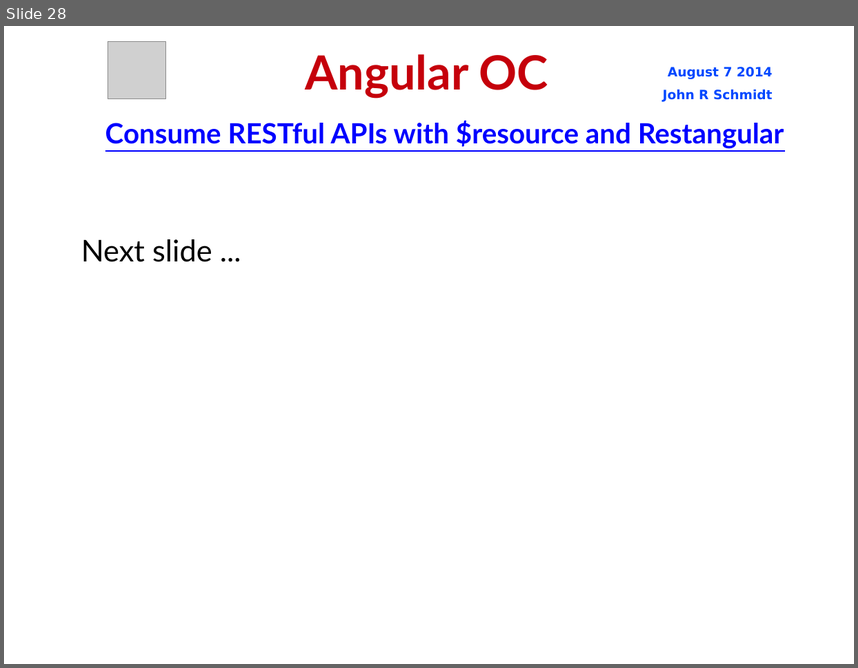
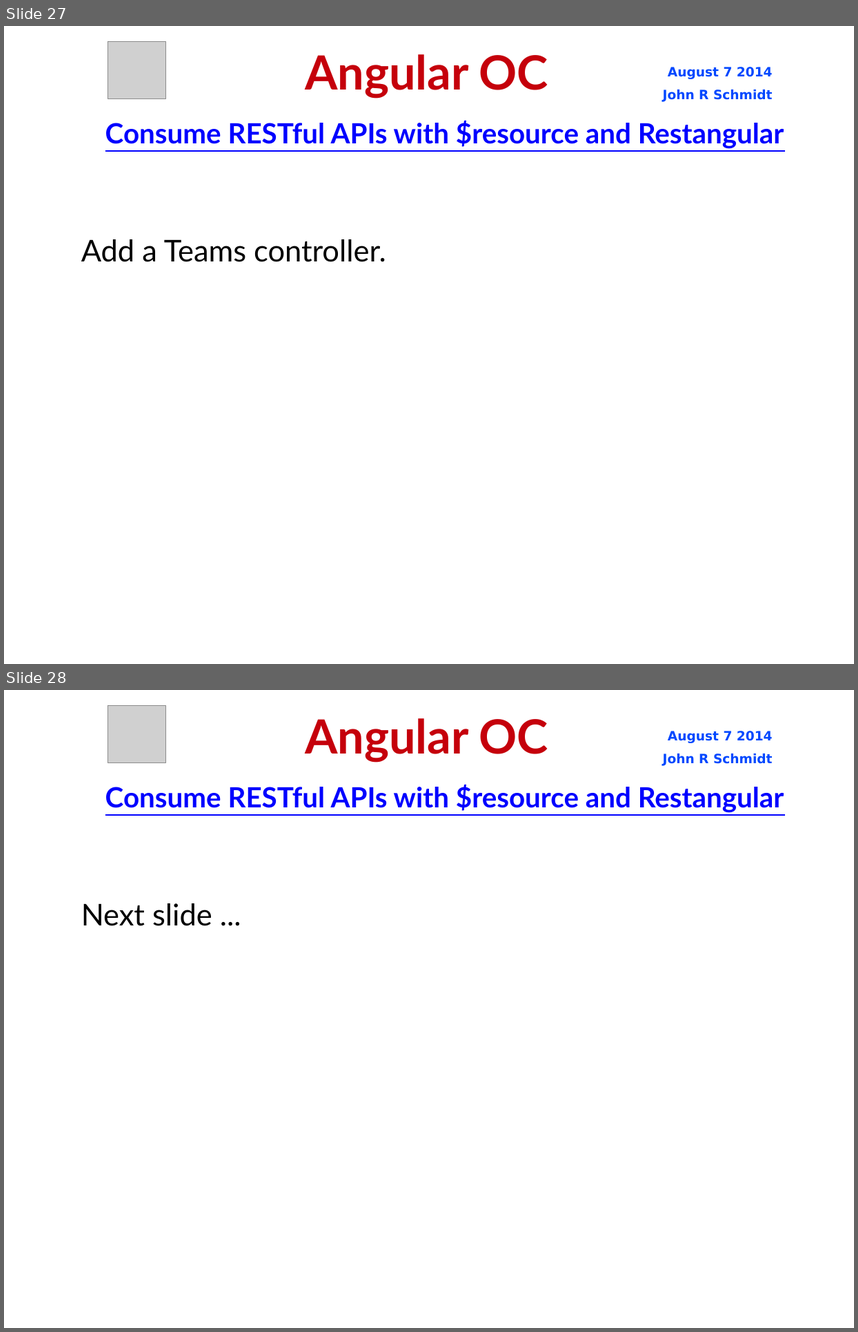
Before and after one commit to jrschmidt/fifa-angular-rest-demo, a slide deck: fifa.odp. Shown one above the other, each under a label of ours: slide 28 before the commit, slides 27 and 28 after it. The pictures are 858x668 and 858x1332 pixels, drawn with LibreOffice and Linux fonts; fonts in the diff are those of the drawing; grey boxes stand for pictures; background and template pictures are left out. Boxes give left, top, right and bottom in pixels: in the first picture for what was removed or moved away, otherwise in the second. Text is boxed around its words. In the diff, an @@ line names an element or a change of style, - is before the commit and + after.

Commit message:
add ng-resource and ng-rails-csrf

```diff
--- a/fifa.odp
+++ b/fifa.odp
@@ slide 27 added at (4,26,854,664), background picture (left out) @@
@@ picture added at (108,41,166,98) @@
@@ title added at (305,54,548,98), 44 pt, text #C5000B, bold @@
+Angular OC
@@ text added at (663,67,773,102), 12 pt, text #0047FF, bold @@
+August 7 2014
+John R Schmidt
@@ text added at (105,120,784,148), 26 pt, text #0000FF, bold, underline @@
+Consume RESTful APIs with $resource and Restangular
@@ subtitle added at (81,239,386,262), 28 pt, text #000000 @@
+Add a Teams controller.
```
Also in this commit, not shown: 2 slides changed, 3 other slides added, 8 other files.
